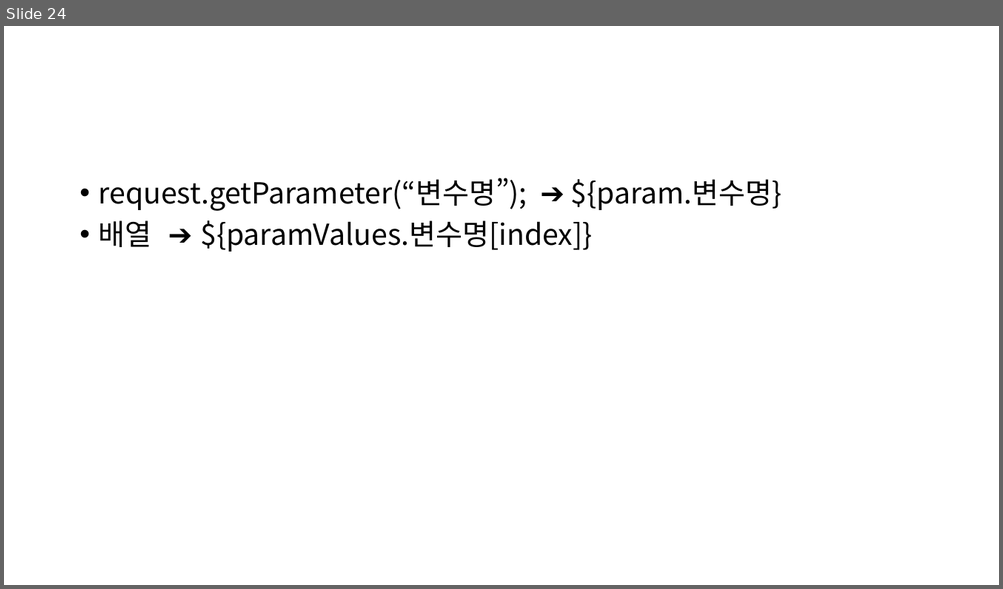
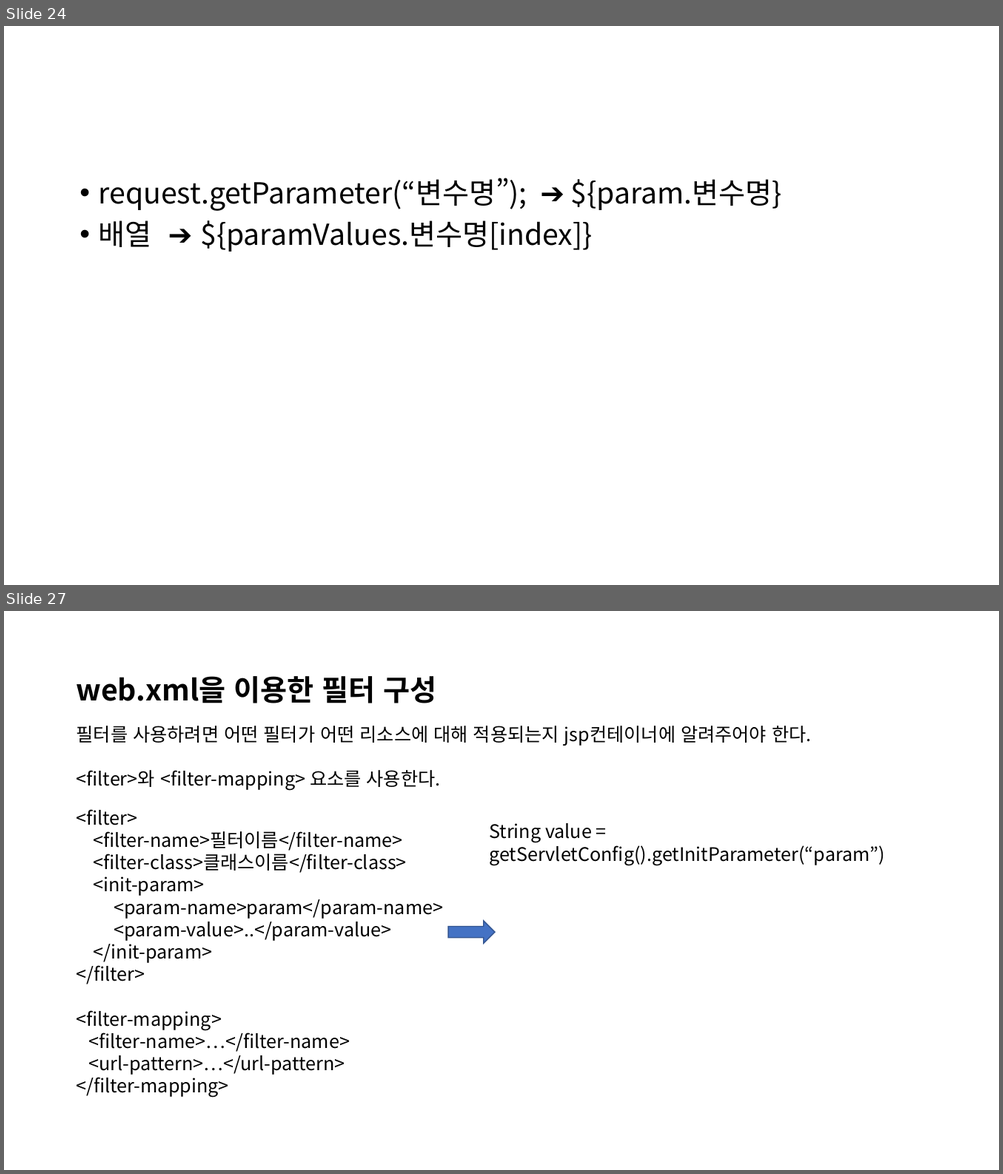
Before and after one commit to ChaeKyungChul/Document.File, a slide deck: 메모장/자바메모/JAVA.JSP/서블릿 & JSP.pptx. Shown one above the other, each under a label of ours: slide 24 before the commit, slides 24 and 27 after it; the slides between them are not shown. The pictures are 1003x589 and 1003x1174 pixels, drawn with LibreOffice and Linux fonts; fonts in the diff are those of the drawing. Boxes give left, top, right and bottom in pixels: in the first picture for what was removed or moved away, otherwise in the second. Text is boxed around its words. In the diff, an @@ line names an element or a change of style, - is before the commit and + after.

```diff
--- a/메모장/자바메모/JAVA.JSP/서블릿 & JSP.pptx
+++ b/메모장/자바메모/JAVA.JSP/서블릿 & JSP.pptx
@@ slide 27 added at box(4, 611, 999, 1170), background #FFFFFF @@
@@ text added at box(77, 676, 436, 703), 28 pt, text #000000, bold @@
+web.xml을 이용한 필터 구성
@@ text added at box(77, 726, 811, 791), 18 pt, text #000000 @@
+필터를 사용하려면 어떤 필터가 어떤 리소스에 대해 적용되는지 jsp컨테이너에 알려주어야 한다.
+<filter>와 <filter-mapping> 요소를 사용한다.
@@ text added at box(77, 809, 443, 1098), 18 pt, text #000000 @@
+<filter>
+<filter-name>필터이름</filter-name>
+<filter-class>클래스이름</filter-class>
+<init-param>
+<param-name>param</param-name>
+<param-value>..</param-value>
+</init-param>
+</filter>
+<filter-mapping>
+<filter-name>…</filter-name>
+<url-pattern>…</url-pattern>
+</filter-mapping>
@@ text added at box(489, 823, 884, 866), 18 pt, text #000000 @@
+String value = getServletConfig().getInitParameter(“param”)
@@ right arrow added at box(448, 921, 494, 944), fill #4472C4, outline #325491 1 pt @@
```
Also in this commit, not shown: 5 other slides added, 1 slide removed, 24 other files.
